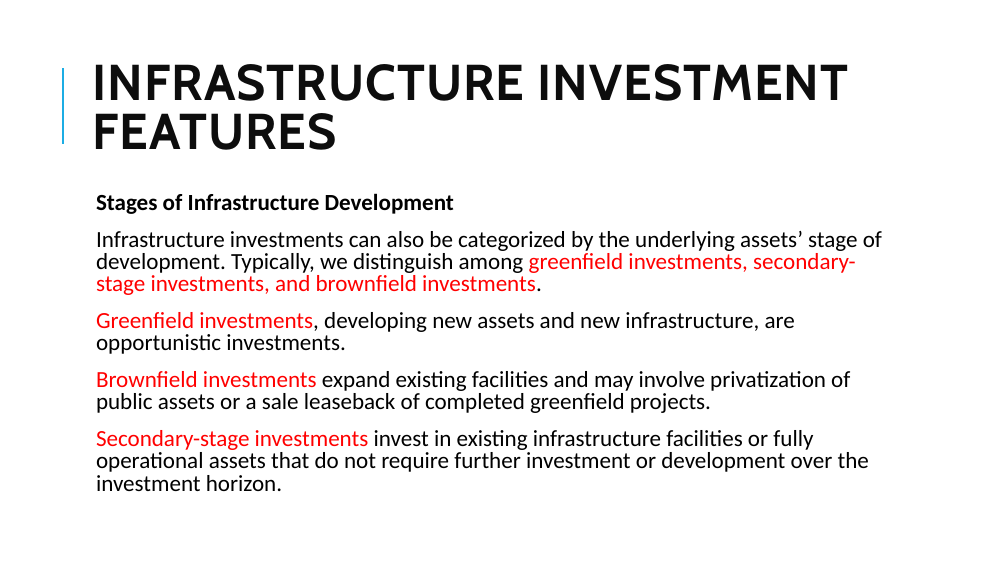
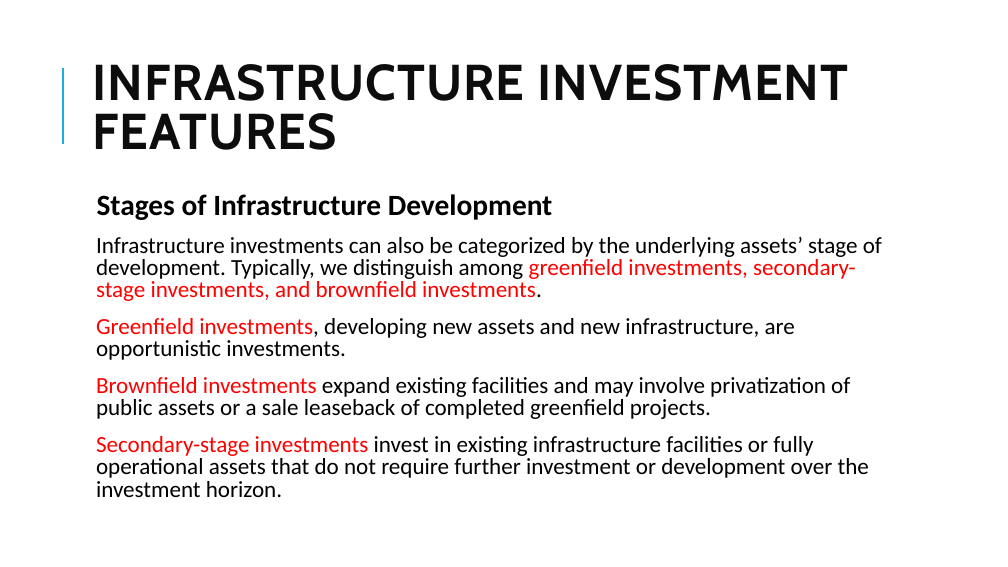
Before and after one commit to Isco0530/data, a slide deck: slide 71 of 2024Alternative.pptx. Drawn at 1008x567 pixels with LibreOffice and Linux fonts; fonts in the diff are those of the drawing. Boxes give left, top, right and bottom in pixels: in the first picture for what was removed or moved away, otherwise in the second. Text is boxed around its words. In the diff, an @@ line names an element or a change of style, - is before the commit and + after.

```diff
--- a/2024Alternative.pptx
+++ b/2024Alternative.pptx
@@ text at box(97, 194, 553, 220): size 22 to 28 pt in "Stages of Infrastructure Development" @@
```
Also in this commit, not shown: 2 other slides changed, 3 slides added.
